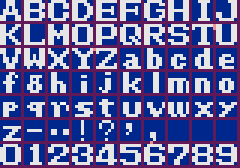
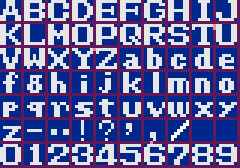
Layers edited between the first and the second 240x168 image:
added layer "Layer 69" above "Layer 68" over [171, 120, 189, 141]
